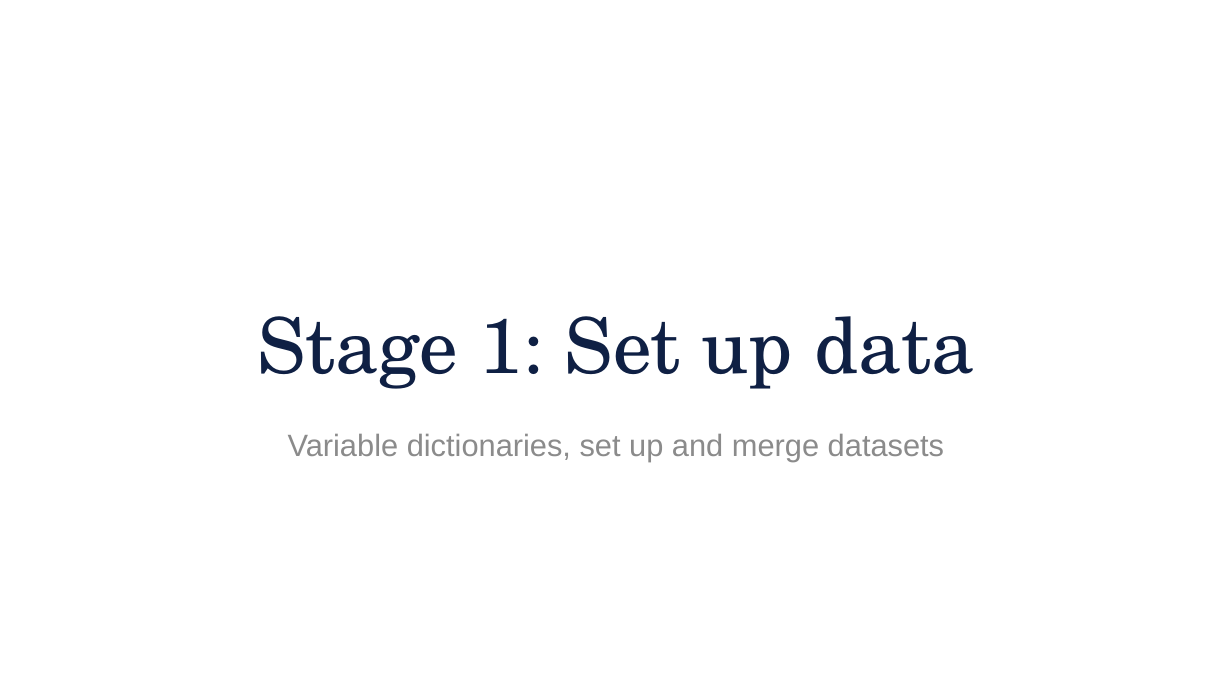
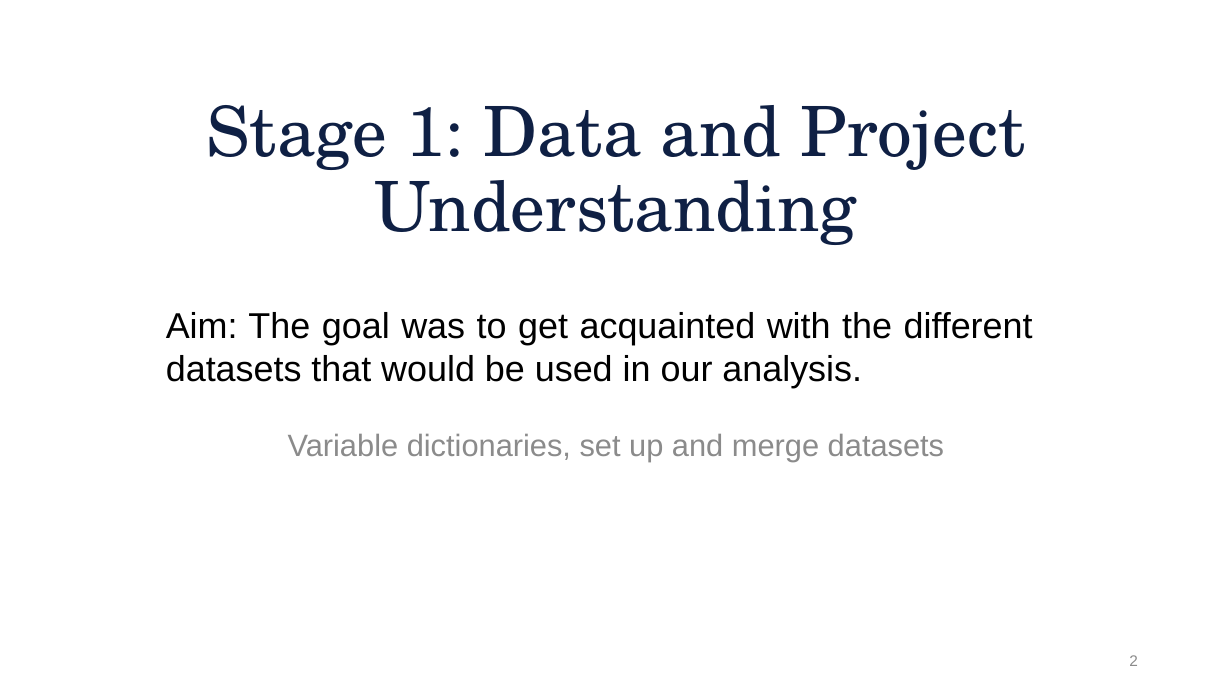
Before and after one commit to aiwayemi/Group-1, a slide deck: slide 2 of ProjPresentation.pptx. Drawn at 1232x693 pixels with LibreOffice and Linux fonts; fonts in the diff are those of the drawing; background and template pictures are left out. Boxes give left, top, right and bottom in pixels: in the first picture for what was removed or moved away, otherwise in the second. Text is boxed around its words. In the diff, an @@ line names an element or a change of style, - is before the commit and + after.

```diff
--- a/ProjPresentation.pptx
+++ b/ProjPresentation.pptx
@@ title at [206,105,1026,245]: text changed; size 60 to 54 pt @@
-Stage 1: Set up data
+Stage 1: Data and Project Understanding
@@ text added at [166,312,1033,388], 28 pt, text #000000 @@
+Aim: The goal was to get acquainted with the different datasets that would be used in our analysis.
@@ page number added at [1129,655,1138,666], 12 pt, text #8C8C8C @@
+2
```
Also in this commit, not shown: 9 other slides changed, 10 slides added.
